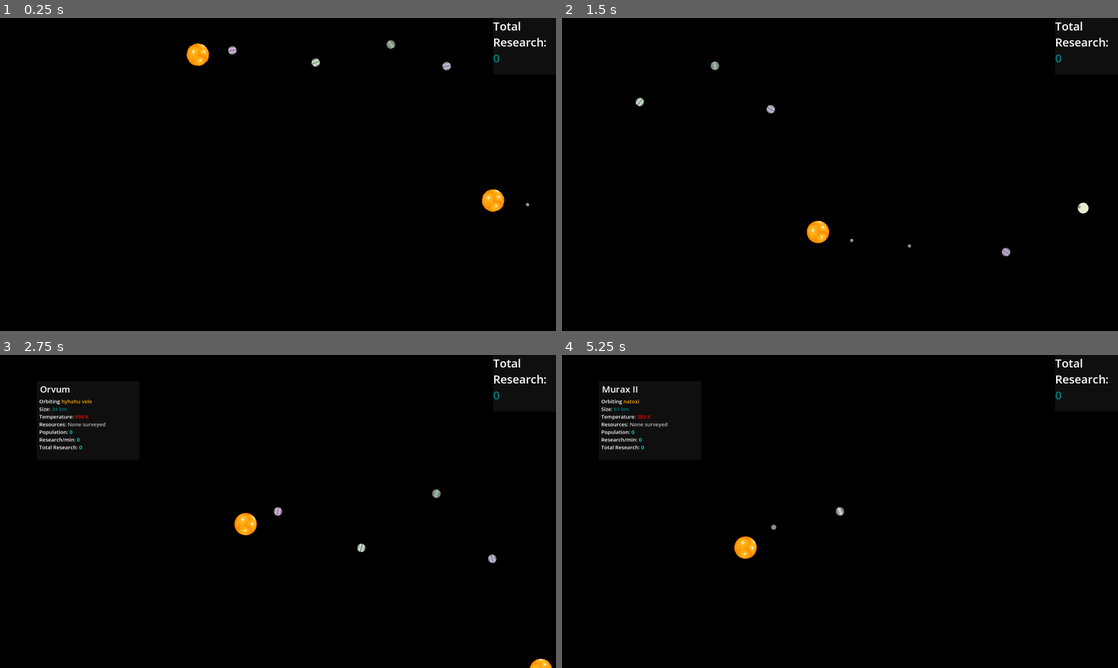
Above: before the commit, frames 1-4 (two rows, left to right).
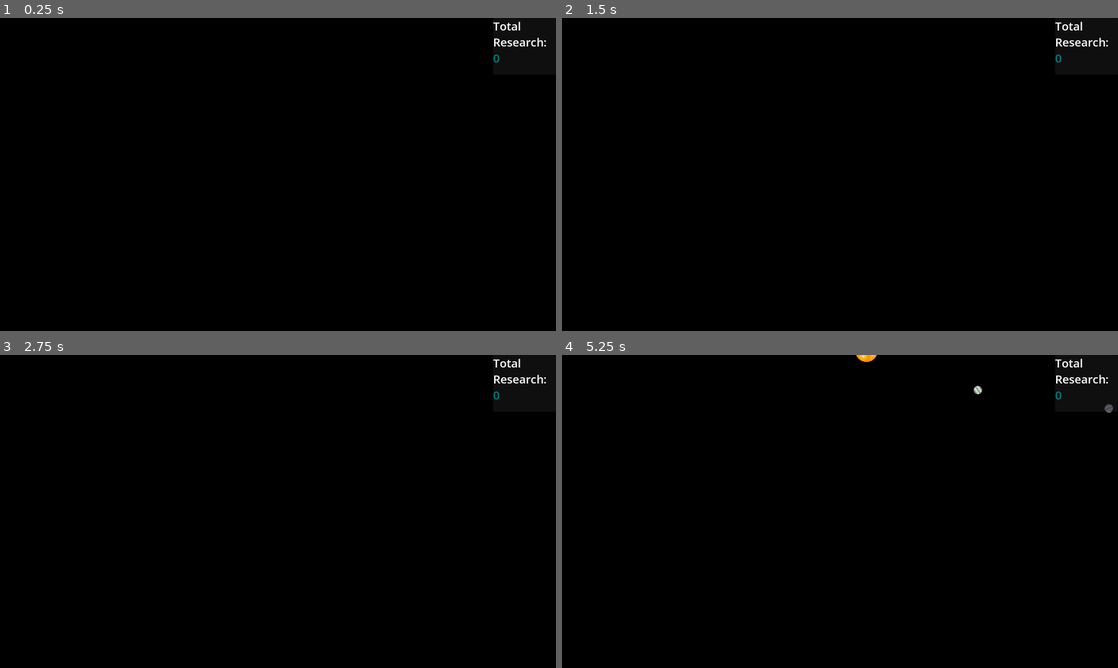
Above: after the commit, the same moments.

Repository: matthman2019/cac-space-game
Game: Godot game, scene res://entities/scenes/GAME.tscn
Same seed, same stepped clock (60 frames per second), same inputs: the game is played once before the commit and once after it. This scene is started directly instead of the project's main scene.
Inputs (mouse positions are in pixels of both pictures, inside the frame that each line leads up to):
- Up to frame 1 (0.25 s): no input
- Up to frame 2 (1.5 s): tap Enter at 0.5 s; drag from (1090, 205) to (795, 49) at 0.52 s; drag from (600, 24) to (812, 237) at 1.27 s
- Up to frame 3 (2.75 s): move the mouse to (133, 555) at 2.02 s; click (133, 555) at 2.17 s
- Up to frame 4 (5.25 s): drag from (923, 549) to (995, 492) at 2.77 s; drag from (990, 395) to (1045, 473) at 3.52 s; drag from (673, 464) to (895, 583) at 4.27 s; move the mouse to (567, 445) at 5.02 s; click (567, 445) at 5.17 s

The runs differ from the first frame. In frame 1, 0.6% of the frame differs, in the area x 33-96%, y 7-62%; in frame 2, 0.5%; in frame 3, 1.0%, in the area x 7-100%, y 10-100%; in frame 4, 1.0%.

Commit message:
added a bunch of stuff - civ icons and now choosing planet scene connects to game scene
Changes made: increased distance between planets, made it so that the planet choosing scene connects to the game scene fter dialouge is done, and there is now a icon that shows up when you zoom far enough out to show your where your people are living

Diff:
--- a/entities/scripts/ChoosePlanetMap.gd
+++ b/entities/scripts/ChoosePlanetMap.gd
@@ -10,7 +10,7 @@
 
 # Galaxy generation constants (keep in sync with SystemMap)
 const UNIVERSE_SEED: int = 67676
-const GALAXY_RADIUS: int = 5000
+const GALAXY_RADIUS: int = 15000
 const GALAXY_CENTER: Vector2 = Vector2(0, 0)
 const MIN_SYSTEMS: int = 20
 const MAX_SYSTEMS: int = 30
@@ -129,6 +129,31 @@
 	solarSys.fromDict(livableSystem)
 
 
+# Writes the settled planet's updated population back into the full save file.
+func saveSettledPlanet(planet: Planet) -> void:
+	var saveString = FileAccess.get_file_as_string(SAVE_PATH)
+	if saveString.is_empty():
+		return
+	var saveData = JSON.parse_string(saveString)
+	if not saveData:
+		return
+
+	for systemDict in saveData:
+		if str_to_var(systemDict["starName"]) == planet.planetStarName:
+			for pDict in systemDict["planetList"]:
+				if str_to_var(pDict["planetName"]) == planet.planetName:
+					pDict["currentPop"] = var_to_str(planet.currentPop)
+					break
+			break
+
+	var saveFile = FileAccess.open(SAVE_PATH, FileAccess.WRITE)
+	if saveFile:
+		saveFile.store_string(JSON.stringify(saveData, "\t"))
+		saveFile.close()
+	else:
+		push_error("Could not write settled planet back to save file!")
+
+
 # Called when the node enters the scene tree for the first time.
 func _ready() -> void:
 	# If there's no save (New Game), generate the galaxy first
@@ -147,8 +172,8 @@
 	await dialog.dialog(dialog.clunk, "Click on a planet to see what it's like! Make sure to check out every planet!")
 
 
-func kelvinToFahrenheit(kelvin : float):
-	return (kelvin - 273) * (9/5) + 32
+func kelvinToFahrenheit(kelvin : float) -> float:
+	return (kelvin - 273.0) * (9.0 / 5.0) + 32.0
 
 
 var checkedNames : Array[String] = []
@@ -184,3 +209,12 @@
 	else:
 		await dialog.dialog(dialog.boi, "Ok then! Let's settle here.")
 		planet.currentPop += 1000
+		saveSettledPlanet(planet)
+		await dialog.dialog(dialog.clunk, "Welcome to {0}! Your 1,000 explorers are ready to settle.".format([planet.planetName]))
+		await dialog.dialog(dialog.boi, "You chose well. This planet sits in the habitable zone — between 273K and 373K.")
+		await dialog.dialog(dialog.clunk, "That's the temperature range where liquid water exists. And where there's water, there can be life!")
+		await dialog.dialog(dialog.boi, "273K is the freezing point of water. 373K is the boiling point. Your planet is right in the middle — {0}K!".format([planet.planetTemperature]))
+		await dialog.dialog(dialog.clunk, "But your system is just one tiny part of something much, much bigger...")
+		await dialog.dialog(dialog.boi, "It's time to see the galaxy. Your journey is just beginning!")
+		await music.fadeOut()
+		get_tree().change_scene_to_file("res://entities/scenes/GAME.tscn")
--- a/entities/scripts/miscScripts/camera_2d.gd
+++ b/entities/scripts/miscScripts/camera_2d.gd
@@ -4,7 +4,7 @@
 var dragStart: Vector2
 var hasDragged: bool = false
 
-var zoomMin: float = 0.08
+var zoomMin: float = 0.05
 var zoomMax: float = 8.0
 var zoomSpeed: float = 0.1
 
--- a/entities/scripts/planetScripts/Planet.gd
+++ b/entities/scripts/planetScripts/Planet.gd
@@ -31,6 +31,11 @@
 var click: bool = false
 var _popAccumulator: float = 0.0
 const GROWTH_RATE: float = 0.001  # 0.1% per second
+
+# --- CIV ICON ---
+var civIcon: Sprite2D = null
+const ICON_SCREEN_SIZE: float = 28.0   # how wide the icon appears on screen in pixels
+const ICON_SHOW_ZOOM: float = 0.8      # only visible below this camera zoom level
 
 func setup(sPos: Vector2, pData = null) -> void:
 	starPos = sPos
@@ -69,11 +74,36 @@
 	self.researchPerSec = self.currentPop / 1000.0
 	self.totalResearch += researchPerSec * delta
 
+	# Keep the civ icon a constant screen size, floating above the planet
+	if civIcon:
+		var camera = get_viewport().get_camera_2d()
+		if camera:
+			var z = camera.zoom.x
+			civIcon.visible = currentPop > 0 and z < ICON_SHOW_ZOOM
+			if civIcon.visible:
+				var tex := civIcon.texture
+				# Scale so the icon is always ICON_SCREEN_SIZE pixels wide on screen
+				civIcon.scale = Vector2(
+					ICON_SCREEN_SIZE / (tex.get_width()  * z),
+					ICON_SCREEN_SIZE / (tex.get_height() * z)
+				)
+				# Centered on the planet — fine to overlap when zoomed out
+				civIcon.position = Vector2.ZERO
+				# Cancel out the planet's spin so the icon always faces up
+				civIcon.rotation = -rotation
+
 func _ready():
 	$Area2D.connect("input_event", _onStaticBody2dInputEvent)
 	$Area2D.connect("mouse_exited", _onStaticBody2dMouseExited)
 	sprite.texture = PlanetTextureLoader.textureList[textureID]
 	$ShadedPlanet.setColors(darkColor, lightColor)
+
+	# Build the civ icon sprite (hidden until this planet is settled and zoomed out)
+	civIcon = Sprite2D.new()
+	civIcon.texture = preload("res://assets/icons/civIcon.png")
+	civIcon.visible = false
+	civIcon.z_index = 10  # always draw on top of planets / stars
+	add_child(civIcon)
 
 func _onStaticBody2dInputEvent(_viewport: Node, event: InputEvent, _shape_idx: int) -> void:
 	if event is InputEventMouseButton and not click and event.button_index == MOUSE_BUTTON_LEFT:
--- a/entities/scripts/systemScripts/system_map.gd
+++ b/entities/scripts/systemScripts/system_map.gd
@@ -54,7 +54,7 @@
 		stars = starList
 
 var UNIVERSE_SEED: int = 67676
-var GALAXY_RADIUS: int = 5000
+var GALAXY_RADIUS: int = 15000
 var GALAXY_CENTER: Vector2 = Vector2(0, 0)
 var MIN_SYSTEMS: int = 20
 var MAX_SYSTEMS: int = 30
@@ -153,6 +153,23 @@
 		add_child(solarSys)
 		solarSys.fromDict(system)
 
+	_focusSettledSystem()
+
+# Positions the camera on the player's settled planet when loading into the game.
+func _focusSettledSystem() -> void:
+	var camera = get_viewport().get_camera_2d()
+	if not camera:
+		return
+	for child in get_children():
+		if not child is SolarSystem:
+			continue
+		for grandchild in child.get_children():
+			if grandchild is Planet and grandchild.currentPop > 0:
+				# Snap the camera position and start following the settled planet
+				camera.position = grandchild.global_position
+				camera.followedPlanet = grandchild
+				return
+
 # autosave on close
 func _notification(what: int) -> void:
 	if what == NOTIFICATION_WM_CLOSE_REQUEST:
Binary file added: assets/icons/civIcon.png
Not shown, added: assets/icons/civIcon.png.import
